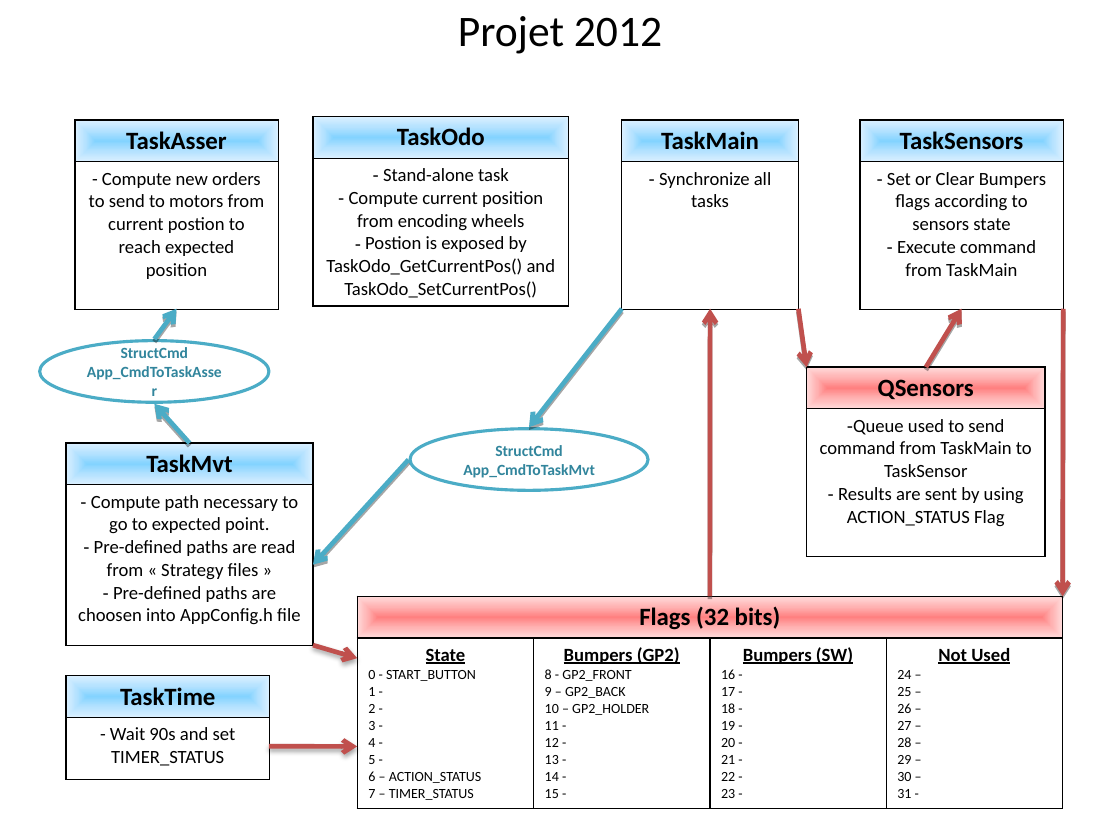
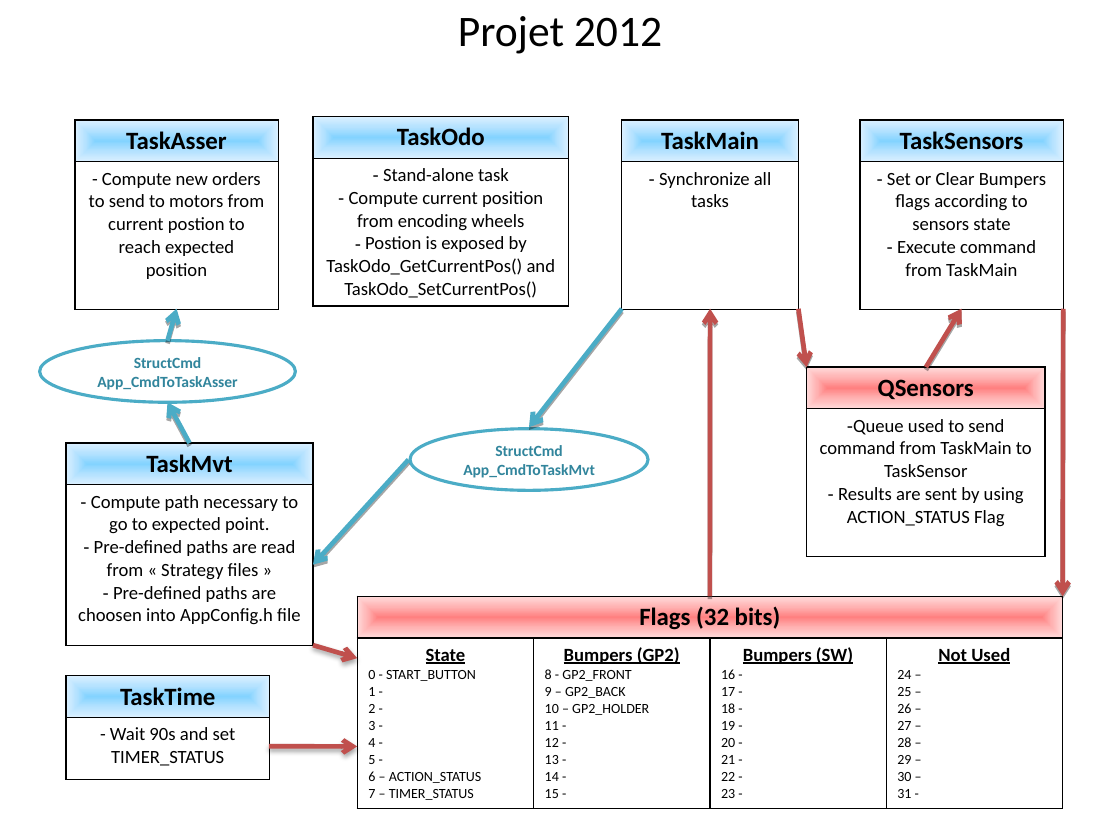
Before and after one commit to oufffteam/oufffteam, a slide deck: slide 1 of Dev_uCOS-II/Oufff2012/Conception/Projet2012.pptx. Drawn at 1120x840 pixels with LibreOffice and Linux fonts; fonts in the diff are those of the drawing. Boxes give left, top, right and bottom in pixels: in the first picture for what was removed or moved away, otherwise in the second. Text is boxed around its words. In the diff, an @@ line names an element or a change of style, - is before the commit and + after.

```diff
--- a/Dev_uCOS-II/Oufff2012/Conception/Projet2012.pptx
+++ b/Dev_uCOS-II/Oufff2012/Conception/Projet2012.pptx
@@ arrow moved from (155, 339) - (177, 309) to (168, 340) - (177, 309) @@
@@ ellipse "StructCmd App_CmdToTaskAsser": place and size @@
-ellipse "StructCmd App_CmdToTaskAsser" at box(39, 340, 269, 402)
+ellipse "StructCmd App_CmdToTaskAsser" at box(39, 340, 295, 402)
@@ arrow moved from (189, 444) - (155, 404) to (189, 444) - (168, 402) @@
```
Also in this commit, not shown: 21 other files.
